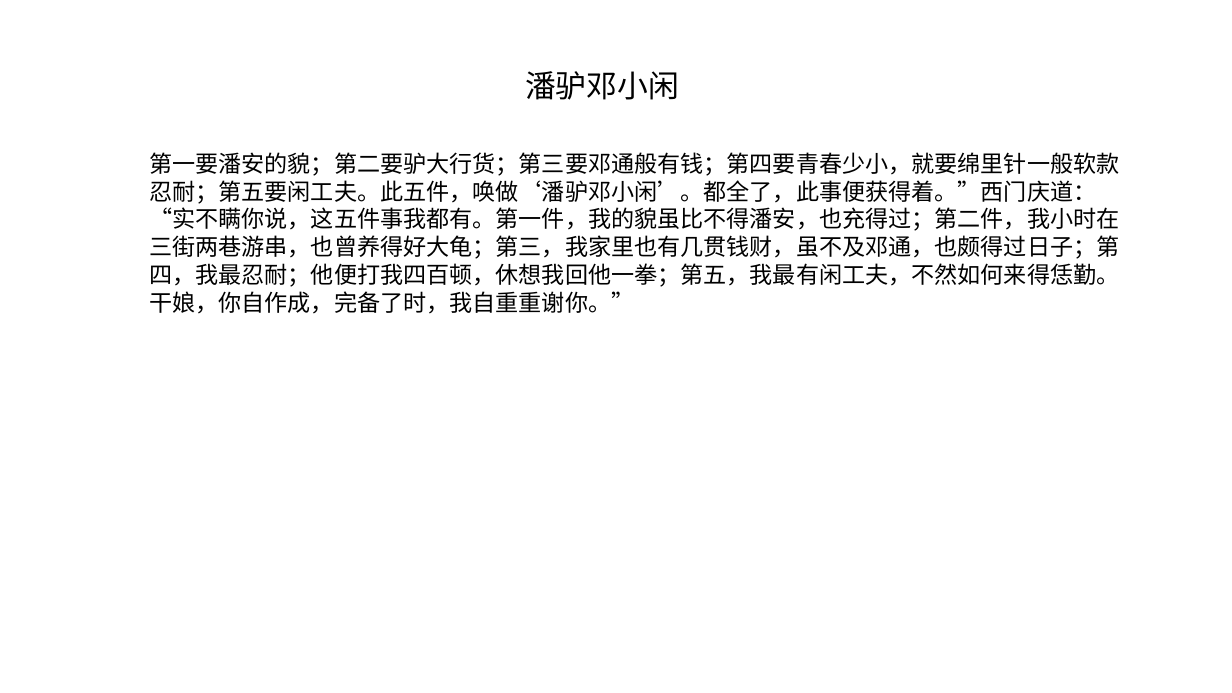
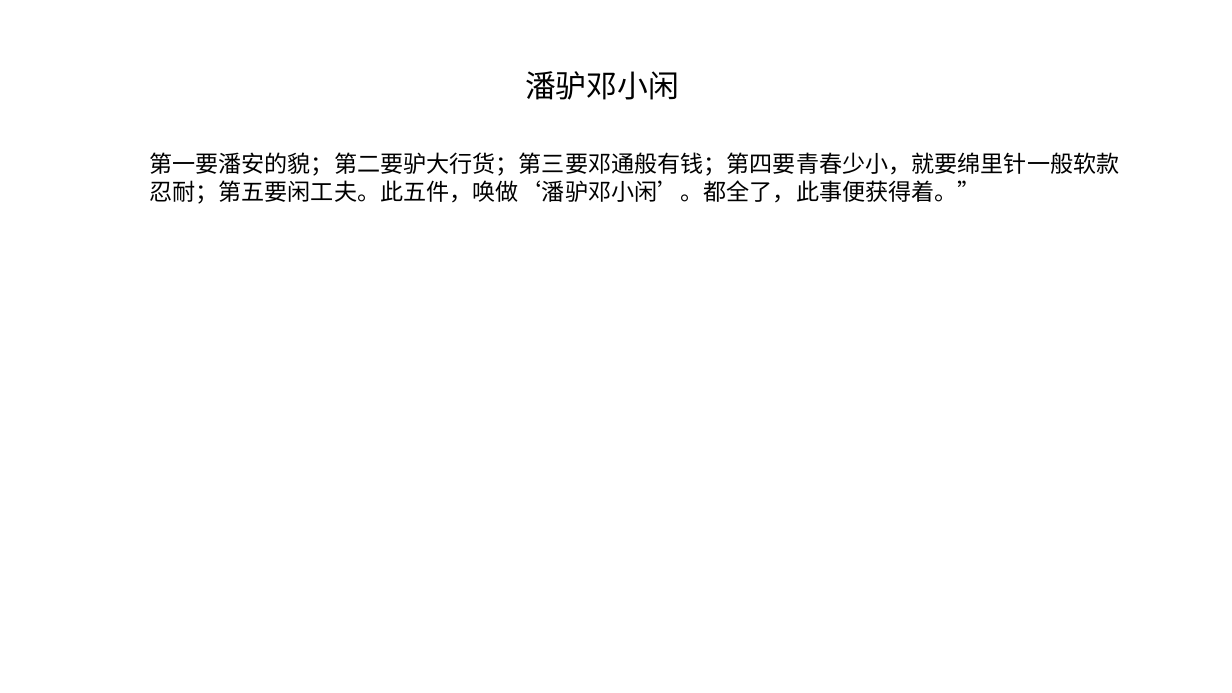
Before and after one commit to FredJiangFei/MyDocuments, a slide deck: slide 8 of ming.pptx (slide 10 before the commit). Drawn at 1232x693 pixels with LibreOffice and Linux fonts; fonts in the diff are those of the drawing. Boxes give left, top, right and bottom in pixels: in the first picture for what was removed or moved away, otherwise in the second. Text is boxed around its words. In the diff, an @@ line names an element or a change of style, - is before the commit and + after.

```diff
--- a/ming.pptx
+++ b/ming.pptx
@@ text at (x1=149, y1=152, x2=1119, y2=204): text changed @@
-第一要潘安的貌；第二要驴大行货；第三要邓通般有钱；第四要青春少小，就要绵里针一般软款忍耐；第五要闲工夫。此五件，唤做‘潘驴邓小闲’。都全了，此事便获得着。”西门庆道：“实不瞒你说，这五件事我都有。第一件，我的貌虽比不得潘安，也充得过；第二件，我小时在三街两巷游串，也曾养得好大龟；第三，我家里也有几贯钱财，虽不及邓通，也颇得过日子；第四，我最忍耐；他便打我四百顿，休想我回他一拳；第五，我最有闲工夫，不然如何来得恁勤。干娘，你自作成，完备了时，我自重重谢你。”
+第一要潘安的貌；第二要驴大行货；第三要邓通般有钱；第四要青春少小，就要绵里针一般软款忍耐；第五要闲工夫。此五件，唤做‘潘驴邓小闲’。都全了，此事便获得着。”
```
Also in this commit, not shown: 7 other slides changed, 1 slide added, 3 slides removed.
